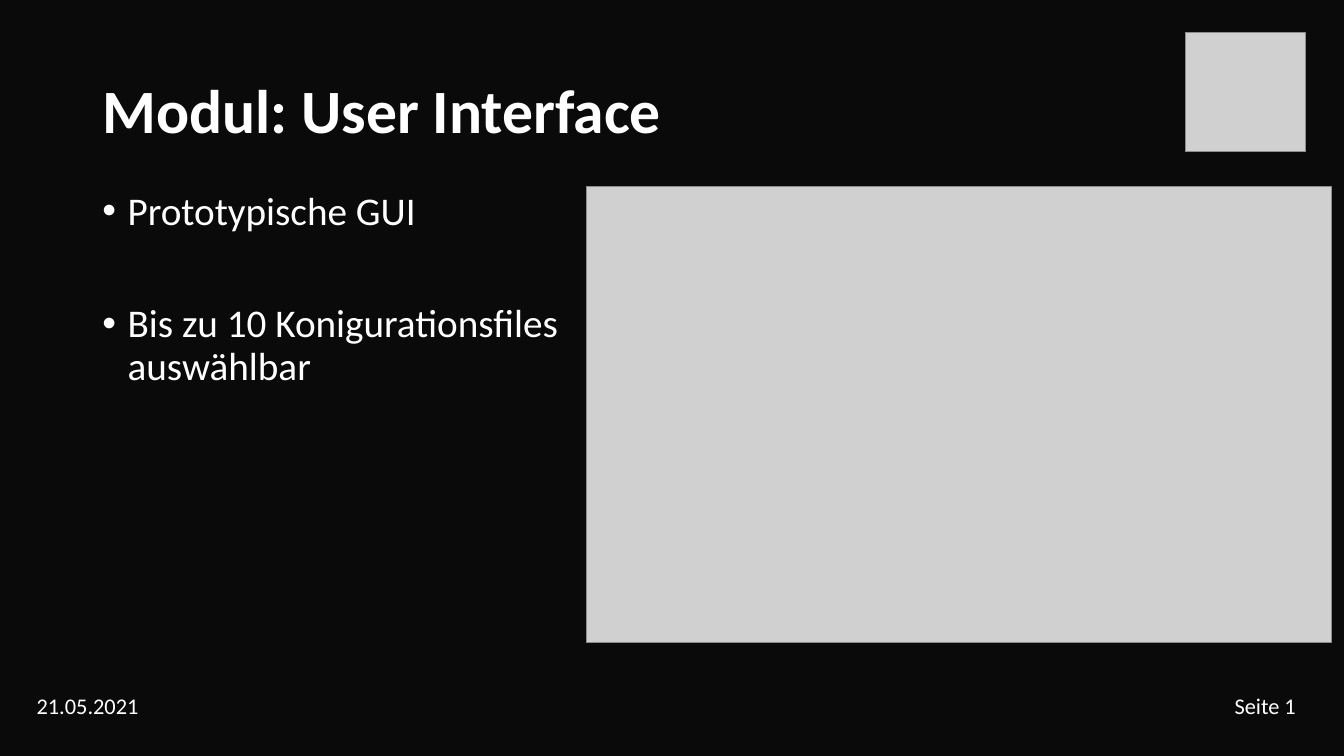
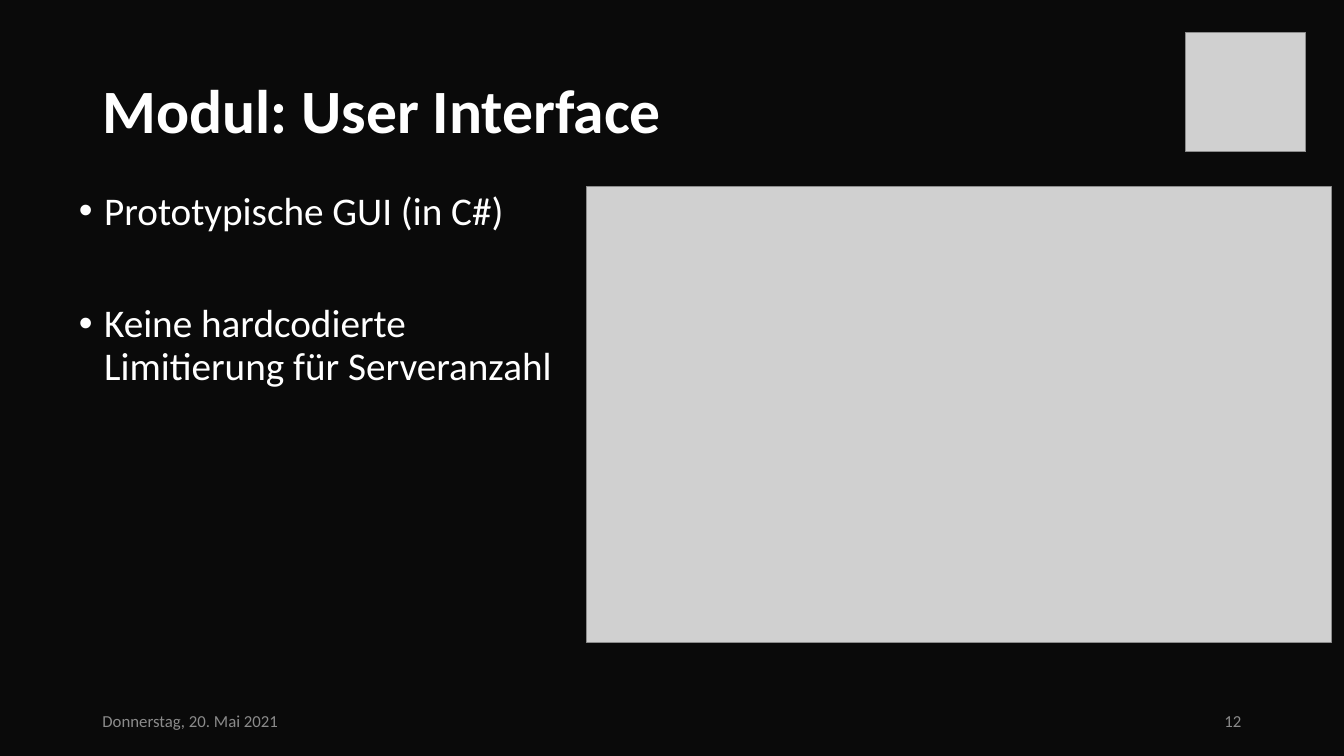
Before and after one commit to ghNico/TINF19C-Team-3-OPC-UA-Server-Farm, a slide deck: slide 12 of PROJECT/Prasentation/Finale_Präsentation_hübsch.pptx. Drawn at 1344x756 pixels with LibreOffice and Linux fonts; fonts in the diff are those of the drawing; grey boxes stand for pictures; background and template pictures are left out; a plain dark background stands for a picture behind light text. Boxes give left, top, right and bottom in pixels: in the first picture for what was removed or moved away, otherwise in the second. Text is boxed around its words. In the diff, an @@ line names an element or a change of style, - is before the commit and + after.

```diff
--- a/PROJECT/Prasentation/Finale_Präsentation_hübsch.pptx
+++ b/PROJECT/Prasentation/Finale_Präsentation_hübsch.pptx
@@ text at (104,196,551,387): text changed @@
-• Prototypische GUI
-• Bis zu 10 Konigurationsfiles auswählbar
+• Prototypische GUI (in C#)
+• Keine hardcodierte Limitierung für Serveranzahl
@@ text removed at (37,699,139,714) @@
-21.05.2021
@@ text added at (102,715,278,730), 12 pt, text #8C8C8C @@
+Donnerstag, 20. Mai 2021
@@ page number added at (1224,716,1241,727), 12 pt, text #8C8C8C @@
+12
@@ text removed at (1235,698,1295,714) @@
-Seite 1
```
Also in this commit, not shown: 15 other slides changed, 2 slides added, 1 slide removed, 1 other file.
